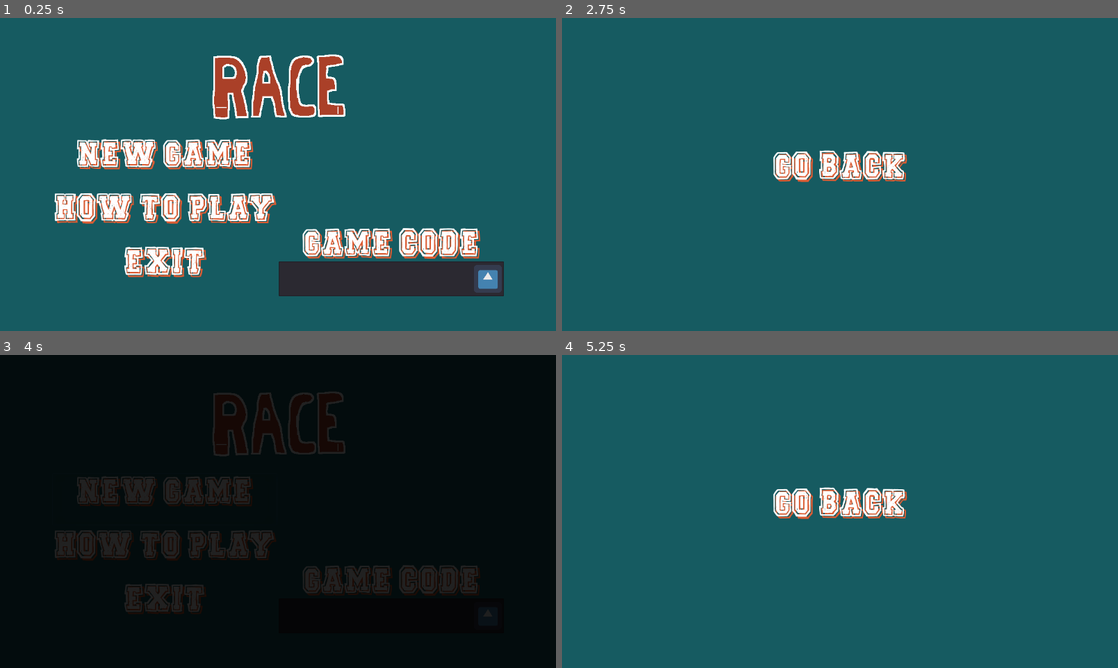
Above: before the commit, frames 1-4 (two rows, left to right).
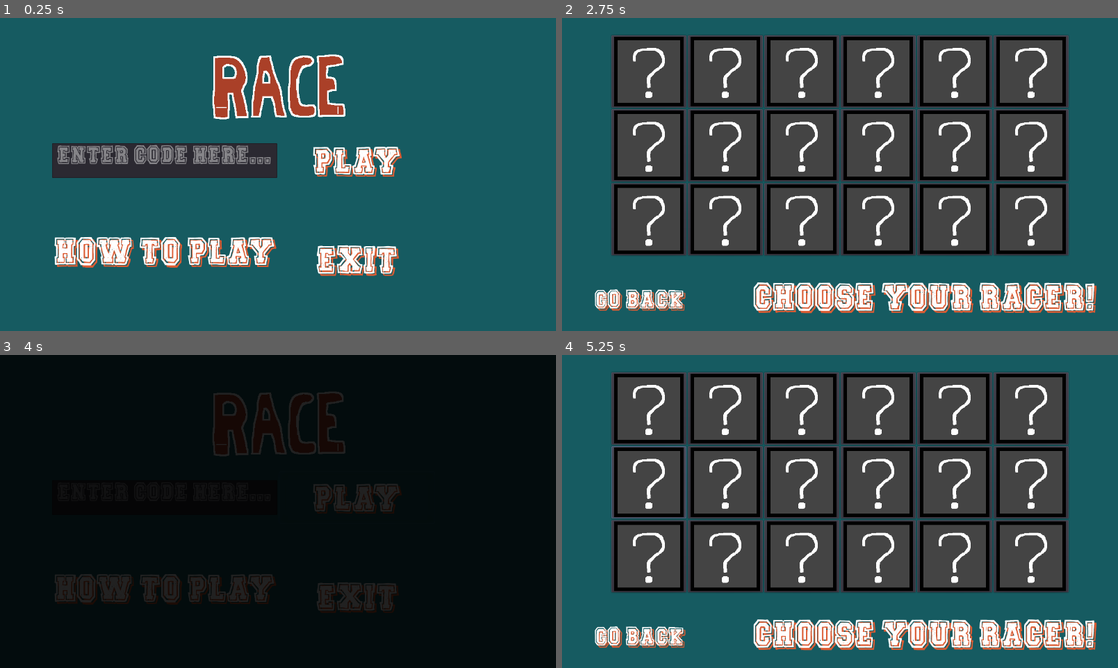
Above: after the commit, the same moments.

Repository: Watsakasaurus/RACE
Game: Godot game, scene res://Menus/TitleScreen.tscn
Same seed, same stepped clock (60 frames per second), same inputs: the game is played once before the commit and once after it. The engine's default icon, where the game draws it, is replaced by a stand-in: a white triangle on a blue panel in a dark square.
Inputs (mouse positions are in pixels of both pictures, inside the frame that each line leads up to):
- Up to frame 1 (0.25 s): no input
- Up to frame 2 (2.75 s): click "HOW TO PLAY" at 0.5 s; click "GO BACK" at 1.25 s; click "NEW GAME" (after the commit: "PLAY") at 2 s
- Up to frame 3 (4 s): click "GO BACK" at 2.75 s; click "NEW GAME" (after the commit: "PLAY") at 3.5 s
- Up to frame 4 (5.25 s): click (650, 408) at 4.27 s; click (650, 483) at 5.02 s

The runs differ from the first frame. In frame 1, 20% of the frame differs, in the area x 9-91%, y 38-89%; in frame 2, 62%; in frame 3, 8.6%; in frame 4, 62%, in the area x 5-97%, y 5-95%.

Commit message:
menu system changes, select screen progressed

Diff:
--- a/Menus/CharacterSelect.tscn
+++ b/Menus/CharacterSelect.tscn
@@ -1,7 +1,10 @@
-[gd_scene load_steps=3 format=2]
+[gd_scene load_steps=6 format=2]
 
 [ext_resource path="res://buttons/ReturnToMainButton.tscn" type="PackedScene" id=1]
 [ext_resource path="res://Menus/character_select.gd" type="Script" id=2]
+[ext_resource path="res://graphics/Locked Character.png" type="Texture" id=3]
+[ext_resource path="res://fonts/back_to_school_36.tres" type="DynamicFont" id=4]
+[ext_resource path="res://Menus/LockCharColumn.tscn" type="PackedScene" id=5]
 
 [node name="CharacterSelect" type="Control"]
 anchor_right = 1.0
@@ -11,16 +14,113 @@
 "_edit_use_anchors_": false
 }
 
-[node name="CenterContainer" type="CenterContainer" parent="."]
-anchor_right = 1.0
-anchor_bottom = 1.0
+[node name="ReturnToMainButton" parent="." instance=ExtResource( 1 )]
+margin_top = 600.0
+margin_right = 360.0
+margin_bottom = 720.0
+align = 0
+
+[node name="ChooseLabel" type="Label" parent="."]
+margin_left = 440.0
+margin_top = 600.0
+margin_right = 1231.0
+margin_bottom = 705.0
+rect_min_size = Vector2( 300, 100 )
+custom_fonts/font = ExtResource( 4 )
+custom_colors/font_color = Color( 1, 1, 1, 1 )
+custom_colors/font_color_shadow = Color( 0.866667, 0.364706, 0.203922, 1 )
+custom_constants/shadow_offset_x = 5
+custom_constants/shadow_offset_y = 5
+text = "
+Choose your racer!"
+uppercase = true
 __meta__ = {
 "_edit_use_anchors_": false
 }
 
-[node name="ReturnToMainButton" parent="CenterContainer" instance=ExtResource( 1 )]
-margin_left = 460.0
-margin_top = 300.0
-margin_right = 820.0
-margin_bottom = 420.0
-[connection signal="pressed" from="CenterContainer/ReturnToMainButton" to="." method="_on_ReturnToMainButton_pressed"]
+[node name="CharacterPanel" type="HBoxContainer" parent="."]
+anchor_right = 1.0
+anchor_bottom = 1.0
+margin_top = 40.0
+margin_bottom = -160.0
+alignment = 1
+__meta__ = {
+"_edit_use_anchors_": false
+}
+
+[node name="LockCharColumn1" parent="CharacterPanel" instance=ExtResource( 5 )]
+
+[node name="LockCharColumn2" parent="CharacterPanel" instance=ExtResource( 5 )]
+margin_left = 290.0
+margin_right = 462.0
+
+[node name="MaleCharColumn" type="VBoxContainer" parent="CharacterPanel"]
+margin_left = 466.0
+margin_right = 638.0
+margin_bottom = 520.0
+
+[node name="Racer1" type="Button" parent="CharacterPanel/MaleCharColumn"]
+margin_right = 172.0
+margin_bottom = 166.0
+icon = ExtResource( 3 )
+__meta__ = {
+"_edit_use_anchors_": false
+}
+
+[node name="Racer2" type="Button" parent="CharacterPanel/MaleCharColumn"]
+margin_top = 170.0
+margin_right = 172.0
+margin_bottom = 336.0
+icon = ExtResource( 3 )
+__meta__ = {
+"_edit_use_anchors_": false
+}
+
+[node name="Racer3" type="Button" parent="CharacterPanel/MaleCharColumn"]
+margin_top = 340.0
+margin_right = 172.0
+margin_bottom = 506.0
+icon = ExtResource( 3 )
+__meta__ = {
+"_edit_use_anchors_": false
+}
+
+[node name="FemaleCharColumn" type="VBoxContainer" parent="CharacterPanel"]
+margin_left = 642.0
+margin_right = 814.0
+margin_bottom = 520.0
+
+[node name="Racer4" type="Button" parent="CharacterPanel/FemaleCharColumn"]
+margin_right = 172.0
+margin_bottom = 166.0
+icon = ExtResource( 3 )
+__meta__ = {
+"_edit_use_anchors_": false
+}
+
+[node name="Racer5" type="Button" parent="CharacterPanel/FemaleCharColumn"]
+margin_top = 170.0
+margin_right = 172.0
+margin_bottom = 336.0
+icon = ExtResource( 3 )
+__meta__ = {
+"_edit_use_anchors_": false
+}
+
+[node name="Racer6" type="Button" parent="CharacterPanel/FemaleCharColumn"]
+margin_top = 340.0
+margin_right = 172.0
+margin_bottom = 506.0
+icon = ExtResource( 3 )
+__meta__ = {
+"_edit_use_anchors_": false
+}
+
+[node name="LockCharColumn3" parent="CharacterPanel" instance=ExtResource( 5 )]
+margin_left = 818.0
+margin_right = 990.0
+
+[node name="LockCharColumn4" parent="CharacterPanel" instance=ExtResource( 5 )]
+margin_left = 994.0
+margin_right = 1166.0
+[connection signal="pressed" from="ReturnToMainButton" to="." method="_on_ReturnToMainButton_pressed"]
--- a/Menus/HowToPlay.tscn
+++ b/Menus/HowToPlay.tscn
@@ -7,6 +7,10 @@
 [node name="HowToPlay" type="Control"]
 anchor_right = 1.0
 anchor_bottom = 1.0
+margin_left = 1.0
+margin_top = 2.0
+margin_right = 1.0
+margin_bottom = 2.0
 script = ExtResource( 3 )
 __meta__ = {
 "_edit_use_anchors_": false
--- /dev/null
+++ b/Menus/LockCharColumn.tscn
@@ -0,0 +1,34 @@
+[gd_scene load_steps=2 format=2]
+
+[ext_resource path="res://graphics/Locked Character.png" type="Texture" id=1]
+
+[node name="LockCharColumn1" type="VBoxContainer"]
+margin_left = 114.0
+margin_right = 286.0
+margin_bottom = 520.0
+
+[node name="LockedChar" type="Button" parent="."]
+margin_right = 172.0
+margin_bottom = 166.0
+icon = ExtResource( 1 )
+__meta__ = {
+"_edit_use_anchors_": false
+}
+
+[node name="LockedChar2" type="Button" parent="."]
+margin_top = 170.0
+margin_right = 172.0
+margin_bottom = 336.0
+icon = ExtResource( 1 )
+__meta__ = {
+"_edit_use_anchors_": false
+}
+
+[node name="LockedChar3" type="Button" parent="."]
+margin_top = 340.0
+margin_right = 172.0
+margin_bottom = 506.0
+icon = ExtResource( 1 )
+__meta__ = {
+"_edit_use_anchors_": false
+}
--- a/Menus/TitleScreen.tscn
+++ b/Menus/TitleScreen.tscn
@@ -6,9 +6,7 @@
 [ext_resource path="res://buttons/HowToPlayButton.tscn" type="PackedScene" id=4]
 [ext_resource path="res://Menus/FadeIn.tscn" type="PackedScene" id=5]
 [ext_resource path="res://Menus/title_screen.gd" type="Script" id=6]
-[ext_resource path="res://fonts/back_to_school_36.tres" type="DynamicFont" id=7]
 [ext_resource path="res://fonts/back_to_school_24.tres" type="DynamicFont" id=8]
-[ext_resource path="res://graphics/icon.png" type="Texture" id=9]
 [ext_resource path="res://Menus/code_input.gd" type="Script" id=10]
 
 [sub_resource type="GDScript" id=1]
@@ -49,66 +47,80 @@
 margin_bottom = 560.0
 size_flags_vertical = 3
 
-[node name="MenuButtons" type="VBoxContainer" parent="Menu/CentreRow"]
+[node name="LeftColumn" type="VBoxContainer" parent="Menu/CentreRow"]
 margin_right = 518.0
 margin_bottom = 396.0
 size_flags_horizontal = 3
 size_flags_vertical = 3
-alignment = 2
+alignment = 1
 
-[node name="NewGameButton" parent="Menu/CentreRow/MenuButtons" instance=ExtResource( 2 )]
-margin_top = 28.0
+[node name="CodeInput" type="LineEdit" parent="Menu/CentreRow/LeftColumn"]
+margin_top = 44.0
 margin_right = 518.0
-margin_bottom = 148.0
-script = SubResource( 1 )
+margin_bottom = 124.0
+rect_min_size = Vector2( 300, 80 )
+size_flags_vertical = 0
+custom_fonts/font = ExtResource( 8 )
+align = 1
+max_length = 4
+placeholder_text = "ENTER CODE HERE..."
+placeholder_alpha = 0.5
+script = ExtResource( 10 )
 
-[node name="HowToPlayButton" parent="Menu/CentreRow/MenuButtons" instance=ExtResource( 4 )]
-margin_top = 152.0
+[node name="Spacer" type="ColorRect" parent="Menu/CentreRow/LeftColumn"]
+margin_top = 128.0
 margin_right = 518.0
-margin_bottom = 272.0
+margin_bottom = 228.0
+rect_min_size = Vector2( 0, 100 )
+color = Color( 1, 1, 1, 0 )
+
+[node name="PlayBar" type="HBoxContainer" parent="Menu/CentreRow/LeftColumn"]
+margin_top = 232.0
+margin_right = 518.0
+margin_bottom = 352.0
+
+[node name="HowToPlayButton" parent="Menu/CentreRow/LeftColumn/PlayBar" instance=ExtResource( 4 )]
+margin_right = 518.0
+margin_bottom = 120.0
+size_flags_horizontal = 3
 script = SubResource( 1 )
 scene_to_load = "res://Menus/HowToPlay.tscn"
 
-[node name="ExitButton" parent="Menu/CentreRow/MenuButtons" instance=ExtResource( 3 )]
-margin_top = 276.0
-margin_right = 518.0
-margin_bottom = 396.0
-script = SubResource( 1 )
-
-[node name="CodeEntry" type="VBoxContainer" parent="Menu/CentreRow"]
+[node name="RightColumn" type="VBoxContainer" parent="Menu/CentreRow"]
 margin_left = 522.0
 margin_right = 1040.0
 margin_bottom = 396.0
 size_flags_horizontal = 3
 size_flags_vertical = 3
-alignment = 2
+alignment = 1
 
-[node name="Label" type="Label" parent="Menu/CentreRow/CodeEntry"]
-margin_top = 273.0
+[node name="NewGameBox" type="HBoxContainer" parent="Menu/CentreRow/RightColumn"]
+margin_top = 24.0
 margin_right = 518.0
-margin_bottom = 312.0
-custom_fonts/font = ExtResource( 7 )
-custom_colors/font_color = Color( 1, 1, 1, 1 )
-custom_colors/font_color_shadow = Color( 0.866667, 0.364706, 0.203922, 1 )
-custom_constants/shadow_offset_x = 5
-custom_constants/shadow_offset_y = 5
-text = "game code"
-align = 1
-valign = 1
-uppercase = true
+margin_bottom = 144.0
 
-[node name="CodeInput" type="LineEdit" parent="Menu/CentreRow/CodeEntry"]
-margin_top = 316.0
+[node name="NewGameButton" parent="Menu/CentreRow/RightColumn/NewGameBox" instance=ExtResource( 2 )]
+margin_right = 360.0
+margin_bottom = 120.0
+
+[node name="Spacer" type="ColorRect" parent="Menu/CentreRow/RightColumn"]
+margin_top = 148.0
 margin_right = 518.0
-margin_bottom = 396.0
-rect_min_size = Vector2( 0, 80 )
-custom_fonts/font = ExtResource( 8 )
-align = 1
-max_length = 6
-right_icon = ExtResource( 9 )
-script = ExtResource( 10 )
+margin_bottom = 248.0
+rect_min_size = Vector2( 0, 100 )
+color = Color( 1, 1, 1, 0 )
+
+[node name="ExitBox" type="HBoxContainer" parent="Menu/CentreRow/RightColumn"]
+margin_top = 252.0
+margin_right = 518.0
+margin_bottom = 372.0
+
+[node name="ExitButton" parent="Menu/CentreRow/RightColumn/ExitBox" instance=ExtResource( 3 )]
+margin_right = 360.0
+margin_bottom = 120.0
+script = SubResource( 1 )
 
 [node name="FadeIn" parent="." instance=ExtResource( 5 )]
 visible = false
-[connection signal="pressed" from="Menu/CentreRow/MenuButtons/ExitButton" to="." method="_on_ExitButton_pressed"]
+[connection signal="pressed" from="Menu/CentreRow/RightColumn/ExitBox/ExitButton" to="." method="_on_ExitButton_pressed"]
 [connection signal="fade_finished" from="FadeIn" to="." method="_on_FadeIn_fade_finished"]
--- a/Menus/title_screen.gd
+++ b/Menus/title_screen.gd
@@ -3,7 +3,13 @@
 var scene_path_to_load
 # Called when the node enters the scene tree for the first time.
 func _ready():
-	for button in $Menu/CentreRow/MenuButtons.get_children():
+	for button in $Menu/CentreRow/RightColumn/NewGameBox.get_children():
+		button.connect("pressed", self, "_on_Button_pressed", [button.scene_to_load])
+
+	for button in $Menu/CentreRow/RightColumn/ExitBox.get_children():
+		button.connect("pressed", self, "_on_Button_pressed", [button.scene_to_load])
+
+	for button in $Menu/CentreRow/LeftColumn/PlayBar.get_children():
 		button.connect("pressed", self, "_on_Button_pressed", [button.scene_to_load])
 
 func _on_Button_pressed(scene_to_load):
--- a/buttons/ExitButton.tscn
+++ b/buttons/ExitButton.tscn
@@ -5,4 +5,5 @@
 [node name="ExitButton" instance=ExtResource( 1 )]
 
 [node name="Label" parent="." index="0"]
-text = "EXIT"
+text = "
+EXIT"
--- a/buttons/HowToPlayButton.tscn
+++ b/buttons/HowToPlayButton.tscn
@@ -5,5 +5,5 @@
 [node name="HowToPlayButton" instance=ExtResource( 1 )]
 
 [node name="Label" parent="." index="0"]
-custom_colors/font_color_shadow = Color( 0.866667, 0.364706, 0.203922, 1 )
-text = "HOW TO PLAY"
+text = "
+HOW TO PLAY"
--- a/buttons/NewGameButton.tscn
+++ b/buttons/NewGameButton.tscn
@@ -6,4 +6,5 @@
 scene_to_load = "res://Menus/CharacterSelect.tscn"
 
 [node name="Label" parent="." index="0"]
-text = "NEW GAME"
+text = "
+PLAY"
--- a/buttons/ReturnToMainButton.tscn
+++ b/buttons/ReturnToMainButton.tscn
@@ -1,10 +1,12 @@
-[gd_scene load_steps=2 format=2]
+[gd_scene load_steps=3 format=2]
 
 [ext_resource path="res://buttons/MenuButton.tscn" type="PackedScene" id=1]
+[ext_resource path="res://fonts/back_to_school_24.tres" type="DynamicFont" id=2]
 
 [node name="ReturnToMainButton" instance=ExtResource( 1 )]
 
 [node name="Label" parent="." index="0"]
 margin_left = -1.33484
 margin_right = -1.33484
+custom_fonts/font = ExtResource( 2 )
 text = "GO BACK"
Not shown: 1 places in Menus/TitleScreen.tscn that only renumber resources
Binary file added: graphics/Locked Character.png
Not shown, added: graphics/Locked Character.png.import
